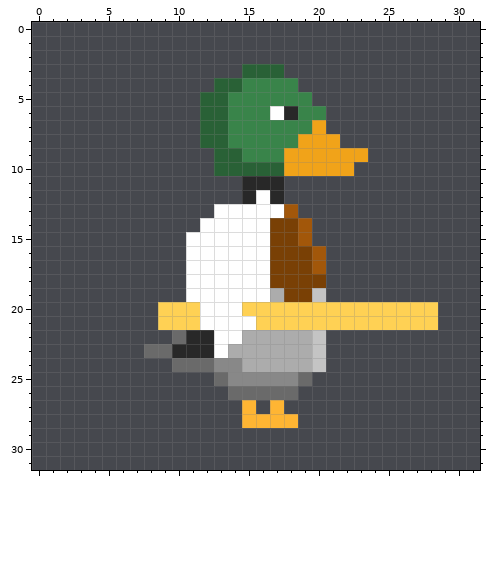
One commit to this pixel-art sprite: art/currentFrame.png. This is how it looked before the edit.
The file is 32x32 pixels.
Now the later version:
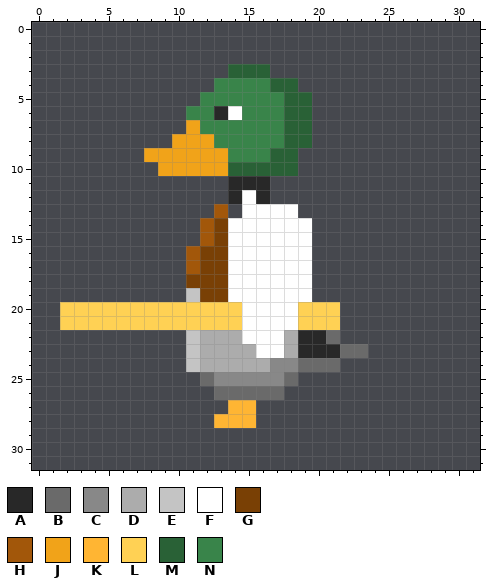
Palette (. is transparent): A #282828  B #6a6a6a  C #888888  D #acacac  E #c4c4c4  F #ffffff  G #794005  H #a2570a  J #f1a319  K #ffb533  L #ffd154  M #296136  N #39844a
Changes in this commit:
@@ x 0..31 @@
  2 ................................
- 3 ...............MMM..............
- 4 .............MMNNNN.............
- 5 ............MMNNNNNN............
- 6 ............MMNNNFANN...........
- 7 ............MMNNNNNNJ...........
- 8 ............MMNNNNNJJJ..........
- 9 .............MMNNNJJJJJJ........
-10 .............MMMMMJJJJJ.........
-11 ...............AAA..............
-12 ...............AFA..............
-13 .............FFFFFH.............
-14 ............FFFFFGGH............
-15 ...........FFFFFFGGH............
-16 ...........FFFFFFGGGH...........
-17 ...........FFFFFFGGGH...........
-18 ...........FFFFFFGGGG...........
-19 ...........FFFFFFDGGE...........
-20 .........LLLFFFLLLLLLLLLLLLLL...
-21 .........LLLFFFFLLLLLLLLLLLLL...
-22 ..........BAAFFDDDDDE...........
-23 ........BBAAAFDDDDDDE...........
-24 ..........BBBCCDDDDDE...........
-25 .............BCCCCCB............
-26 ..............BBBBB.............
-27 ...............K.K..............
-28 ...............KKKK.............
+ 3 ..............MMM...............
+ 4 .............NNNNMM.............
+ 5 ............NNNNNNMM............
+ 6 ...........NNAFNNNMM............
+ 7 ...........JNNNNNNMM............
+ 8 ..........JJJNNNNNMM............
+ 9 ........JJJJJJNNNMM.............
+10 .........JJJJJMMMMM.............
+11 ..............AAA...............
+12 ..............AFA...............
+13 .............H.FFFF.............
+14 ............HGFFFFFF............
+15 ............HGFFFFFF............
+16 ...........HGGFFFFFF............
+17 ...........HGGFFFFFF............
+18 ...........GGGFFFFFF............
+19 ...........EGGFFFFFF............
+20 ..LLLLLLLLLLLLLFFFFLLL..........
+21 ..LLLLLLLLLLLLLFFFFLLL..........
+22 ...........EDDDFFFDAAB..........
+23 ...........EDDDDFFDAAABB........
+24 ...........EDDDDDCCBBB..........
+25 ............BCCCCCB.............
+26 .............BBBBB..............
+27 ..............KK................
+28 .............KKK................
 29 ................................
Boxes around the changes in both pictures, in picture pixels (x1, y1, x2, y2):
changed: (60, 64, 438, 428)
